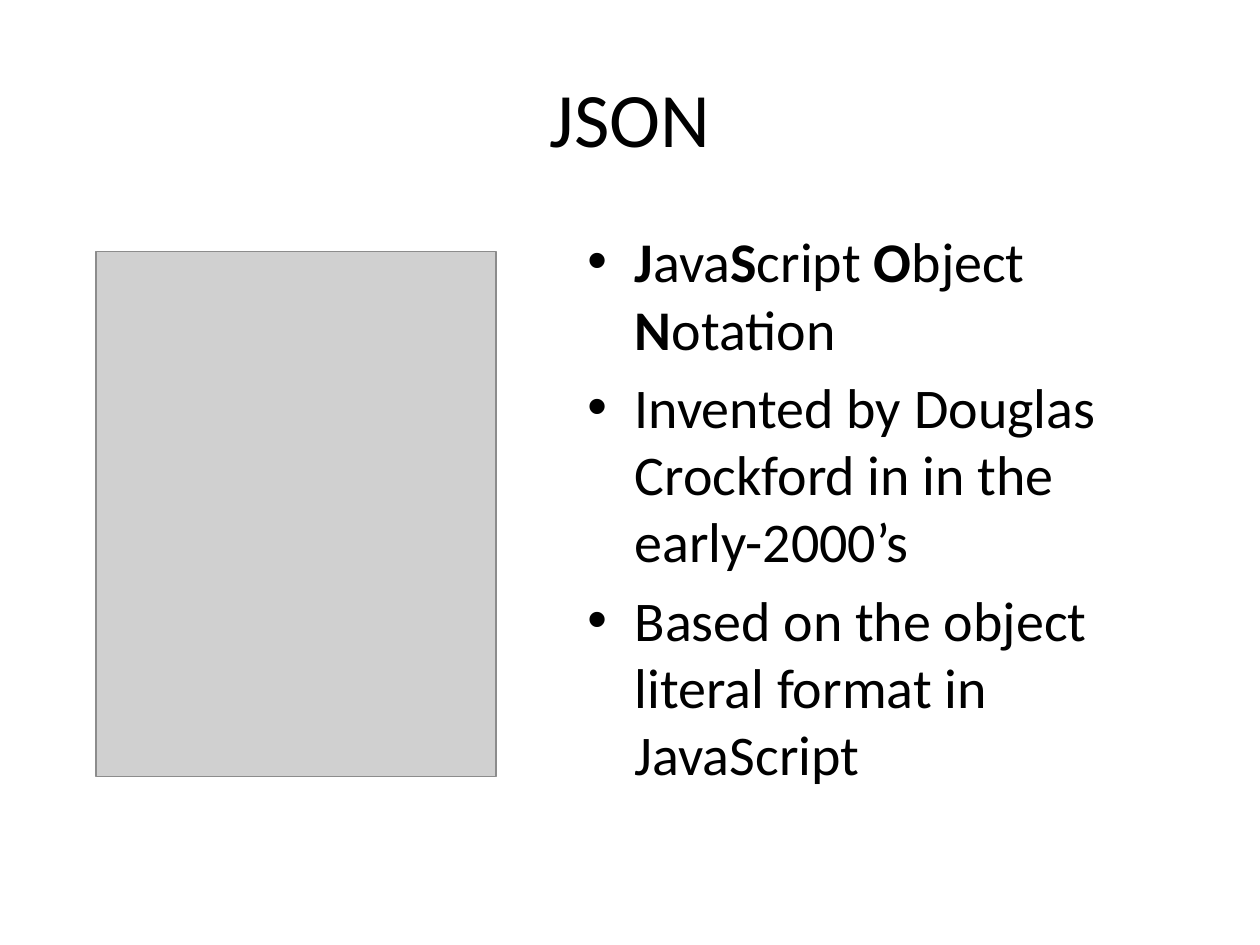
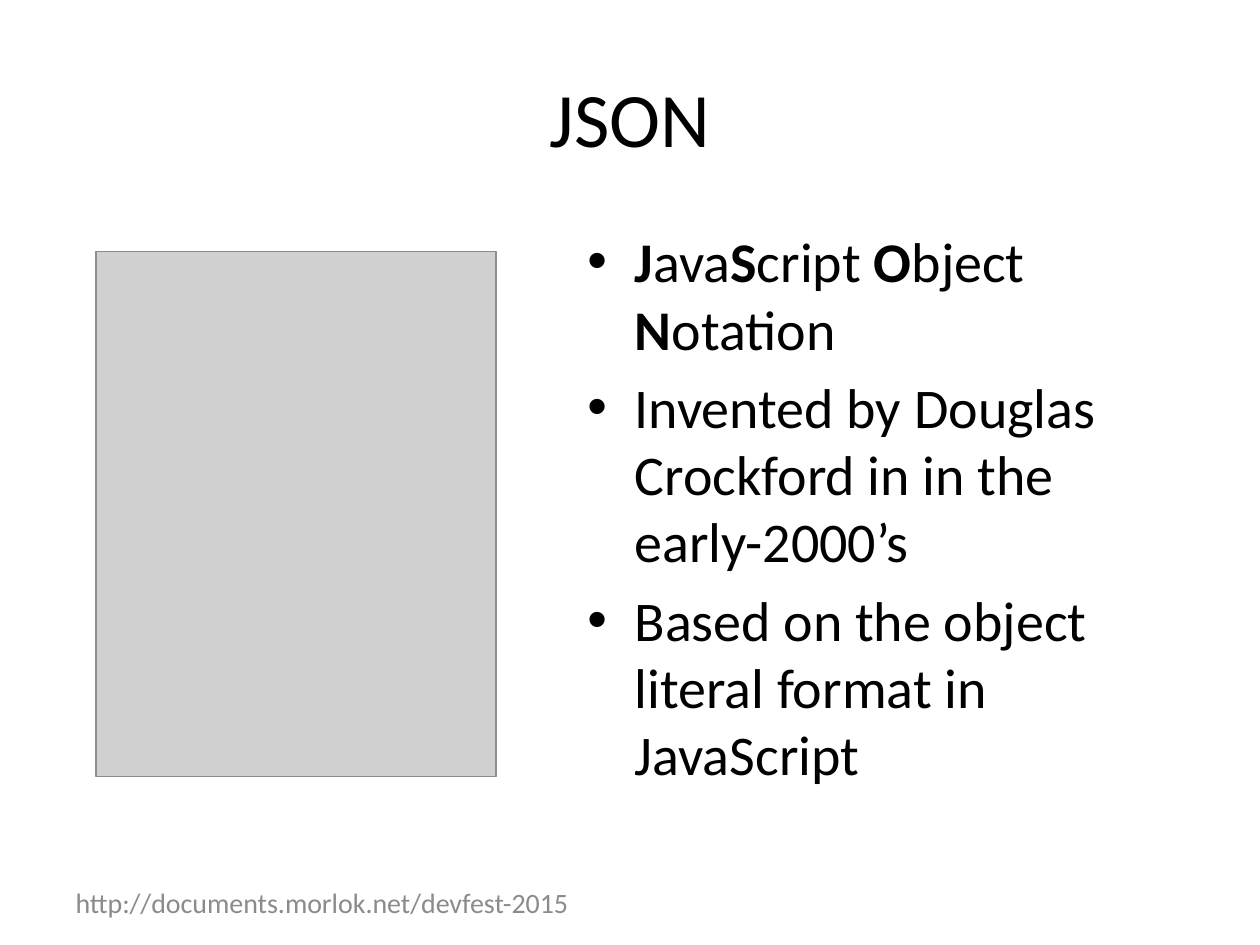
Before and after one commit to rmorlok/RESTfulServicesInPythonPresentation, a slide deck: slide 5 of RESTfulAppEngine.pptx (slide 4 before the commit). Drawn at 1260x945 pixels with LibreOffice and Linux fonts; fonts in the diff are those of the drawing; grey boxes stand for pictures. Boxes give left, top, right and bottom in pixels: in the first picture for what was removed or moved away, otherwise in the second. Text is boxed around its words. In the diff, an @@ line names an element or a change of style, - is before the commit and + after.

```diff
--- a/RESTfulAppEngine.pptx
+++ b/RESTfulAppEngine.pptx
@@ text added at <box>76,893,569,918</box>, 16 pt, text #8C8C8C @@
+http://documents.morlok.net/devfest-2015
```
Also in this commit, not shown: 9 other slides changed, 25 slides added, 7 other files.
